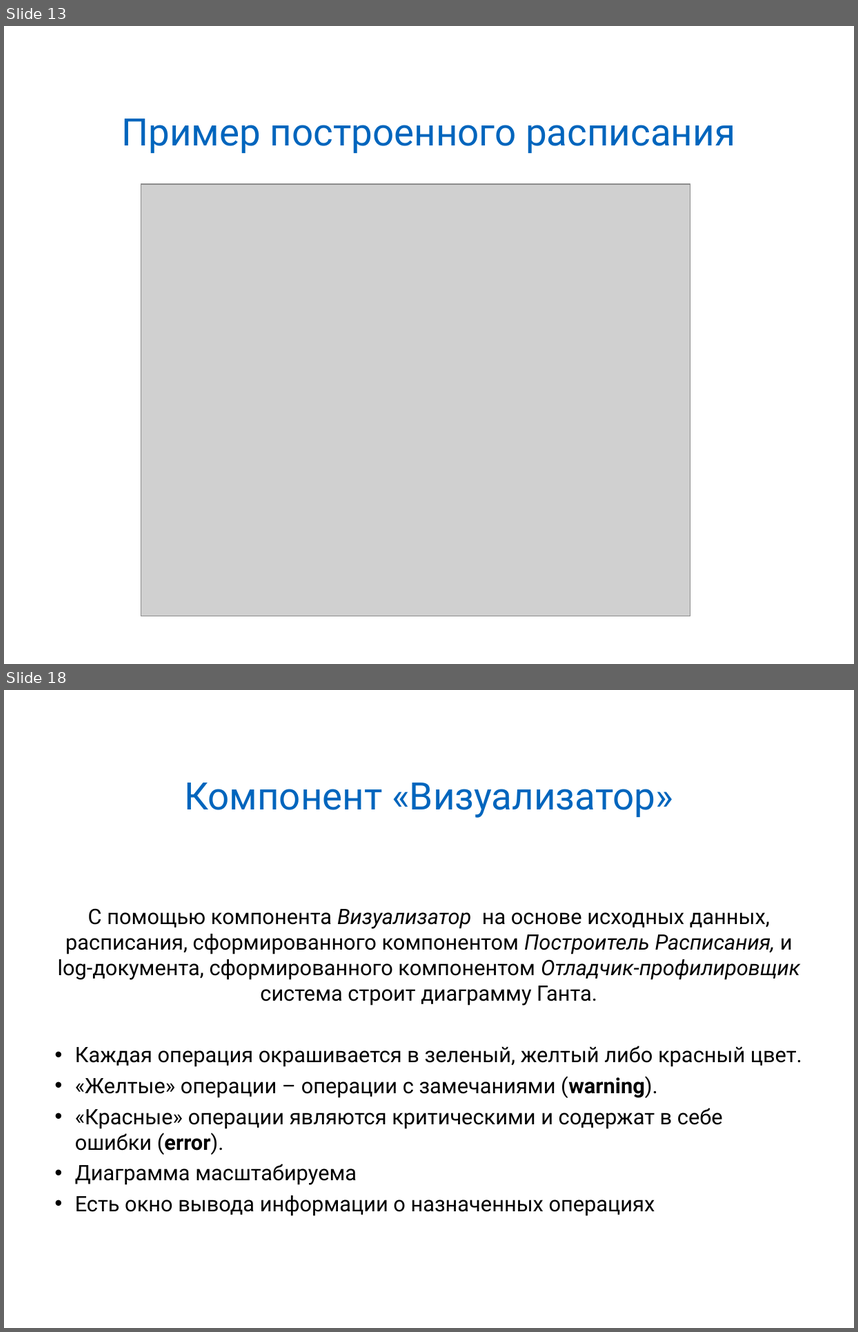
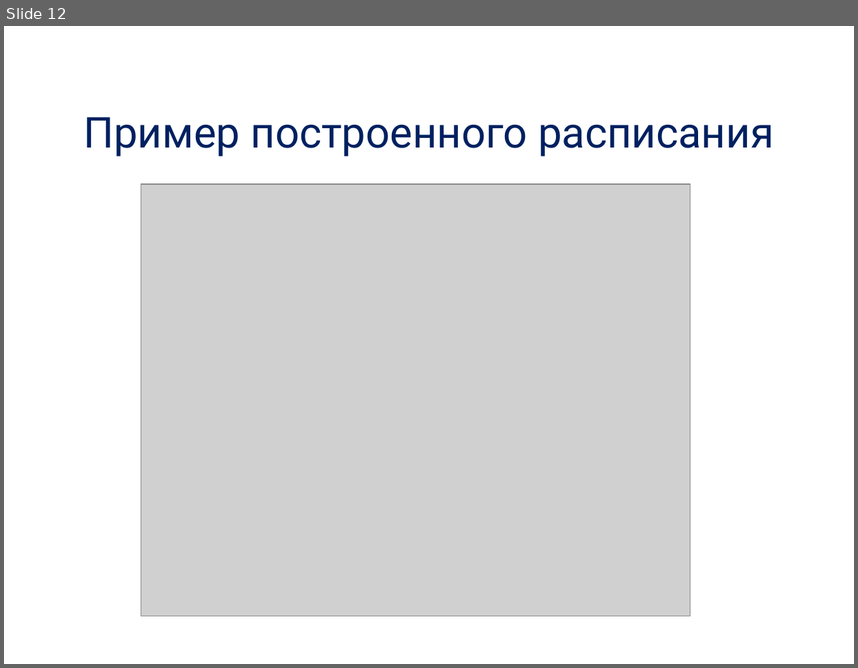
Before and after one commit to alexdegtev/SchedulerTask, a slide deck: Docs/presentation.ppt. Shown one above the other, each under a label of ours: slides 13 and 18 before the commit, slide 12 after it; the slides between them are not shown. The pictures are 858x1332 and 858x668 pixels, drawn with LibreOffice and Linux fonts; fonts in the diff are those of the drawing; grey boxes stand for pictures; background and template pictures are left out. Boxes give left, top, right and bottom in pixels: in the first picture for what was removed or moved away, otherwise in the second. Text is boxed around its words. In the diff, an @@ line names an element or a change of style, - is before the commit and + after.

```diff
--- a/Docs/presentation.ppt
+++ b/Docs/presentation.ppt
@@ slide 18 removed at bbox=[4, 690, 854, 1328], background picture (left out) @@
@@ title removed at bbox=[184, 782, 673, 818] @@
-Компонент «Визуализатор»
@@ text removed at bbox=[58, 908, 802, 1216] @@
-С помощью компонента Визуализатор на основе исходных данных, расписания, сформированного компонентом Построитель Расписания, и log-документа, сформированного компонентом Отладчик-профилировщик система строит диаграмму Ганта.
-• Каждая операция окрашивается в зеленый, желтый либо красный цвет.
-• «Желтые» операции – операции с замечаниями (warning).
-• «Красные» операции являются критическими и содержат в себе ошибки (error).
-• Диаграмма масштабируема
-• Есть окно вывода информации о назначенных операциях
@@ what was slide 13 is now slide 12 @@
@@ slide 12 changed as well @@
@@ title "Пример построенного расписания" at bbox=[83, 117, 774, 156]: size 32 to 36 pt, text colour #0065BD to #002060 @@
```
Also in this commit, not shown: 16 slides added, 19 other slides removed.
